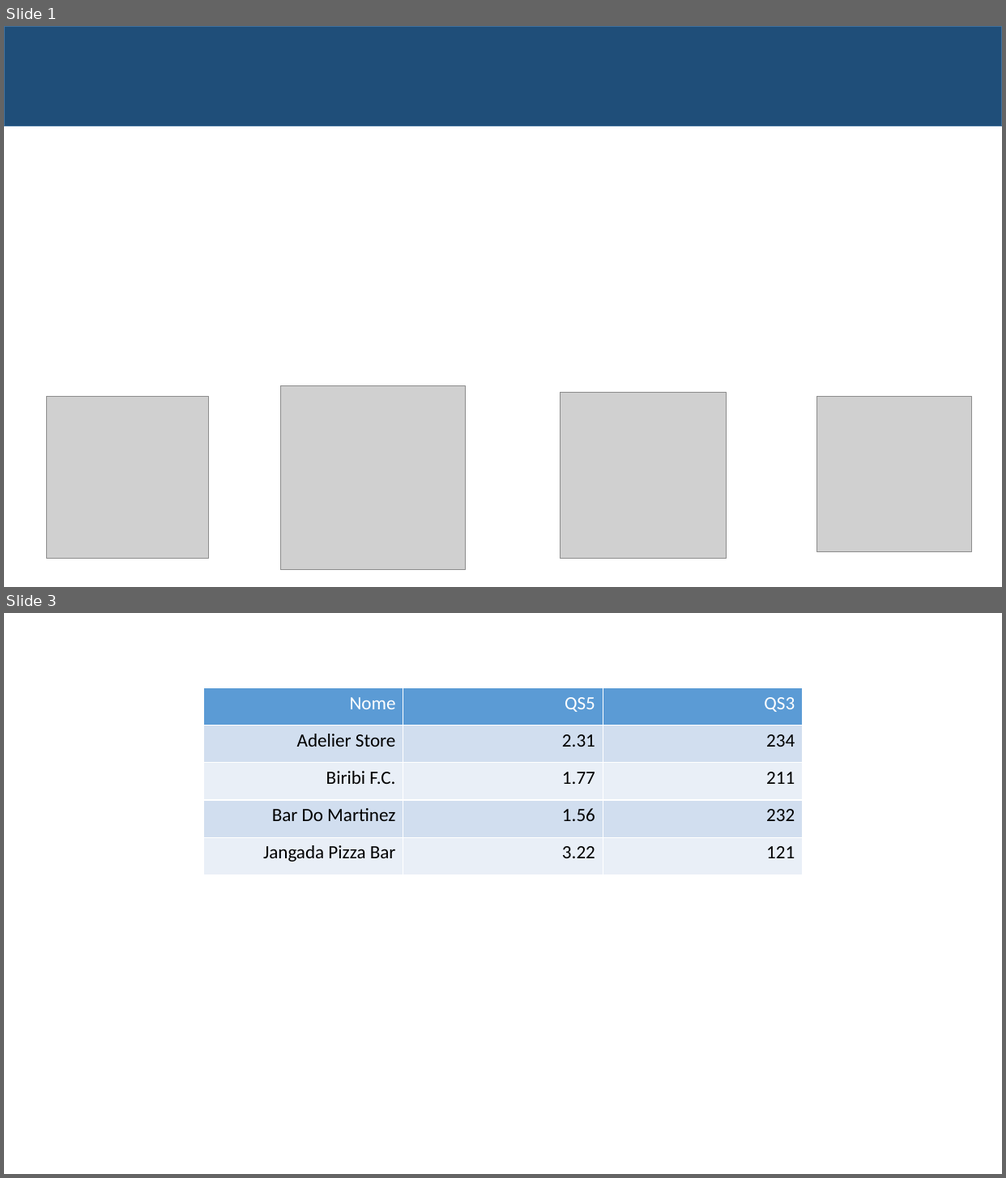
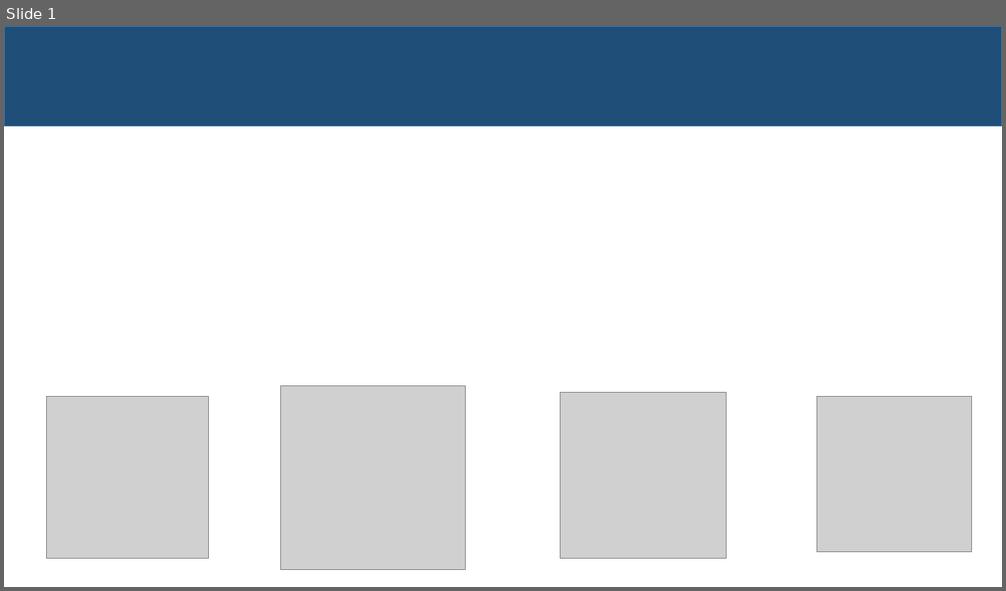
Before and after one commit to pedrosdr/OfficeR, a slide deck: document.pptx. Shown one above the other, each under a label of ours: slides 1 and 3 before the commit, slide 1 after it; the slides between them are not shown. The pictures are 1006x1178 and 1006x591 pixels, drawn with LibreOffice and Linux fonts; fonts in the diff are those of the drawing; grey boxes stand for pictures. Boxes give left, top, right and bottom in pixels: in the first picture for what was removed or moved away, otherwise in the second. Text is boxed around its words. In the diff, an @@ line names an element or a change of style, - is before the commit and + after.

```diff
--- a/document.pptx
+++ b/document.pptx
@@ slide 3 removed at [4, 613, 1002, 1174], background #FFFFFF @@
@@ table removed at [204, 688, 803, 865], 5 rows, 3 columns @@
-Nome | QS5 | QS3
-Adelier Store | 2.31 | 234
-Biribi F.C. | 1.77 | 211
-Bar Do Martinez | 1.56 | 232
-Jangada Pizza Bar | 3.22 | 121
```
Also in this commit, not shown: 1 slide added, 2 other slides removed, 1 other file.
